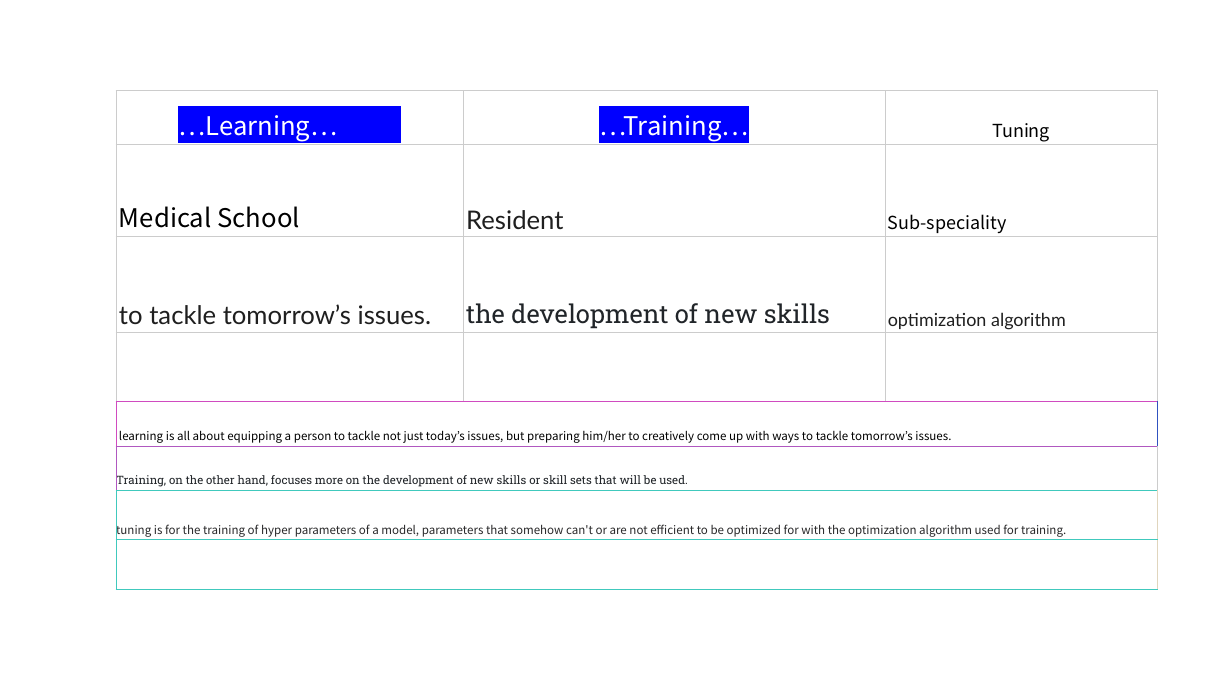
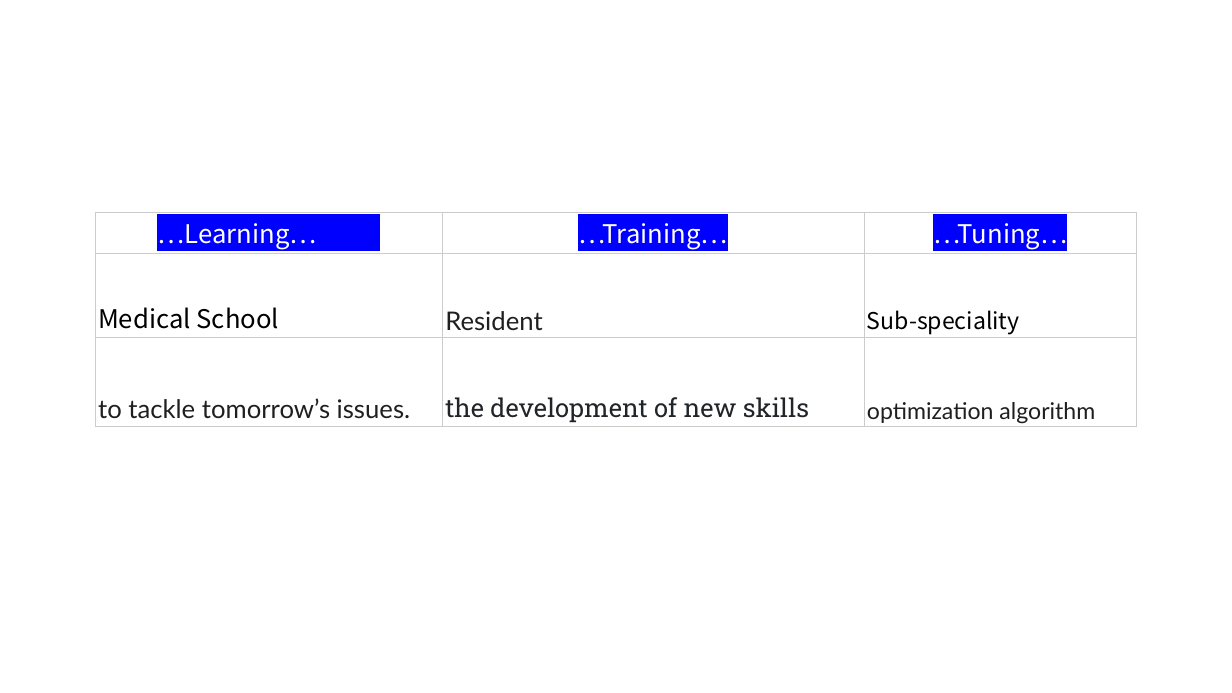
Before and after one commit to MigoJJ/AI_2023.07, a slide deck: slide 17 of AI_01_Introduction_A_terminology.pptx (slide 16 before the commit). Drawn at 1232x693 pixels with LibreOffice and Linux fonts; fonts in the diff are those of the drawing. Boxes give left, top, right and bottom in pixels: in the first picture for what was removed or moved away, otherwise in the second. Text is boxed around its words. In the diff, an @@ line names an element or a change of style, - is before the commit and + after.

```diff
--- a/AI_01_Introduction_A_terminology.pptx
+++ b/AI_01_Introduction_A_terminology.pptx
@@ table at bbox=[95, 212, 1137, 428] @@
-row 1, column 3: Tuning
+row 1, column 3: …Tuning…
-row 4:  |  | 
-row 5: learning is all about equipping a person to tackle not just today’s issues, but preparing him/her to creatively come up with ways to tackle tomorrow’s issues. |  | 
-row 6: Training, on the other hand, focuses more on the development of new skills or skill sets that will be used. |  | 
-row 7: tuning is for the training of hyper parameters of a model, parameters that somehow can't or are not efficient to be optimized for with the optimization algorithm used for training. |  | 
-row 8:  |  | 
@@ table: place and size @@
-table at bbox=[116, 91, 1158, 590]
+table at bbox=[95, 212, 1137, 428]
```
Also in this commit, not shown: 1 slide added, 3 other files.
